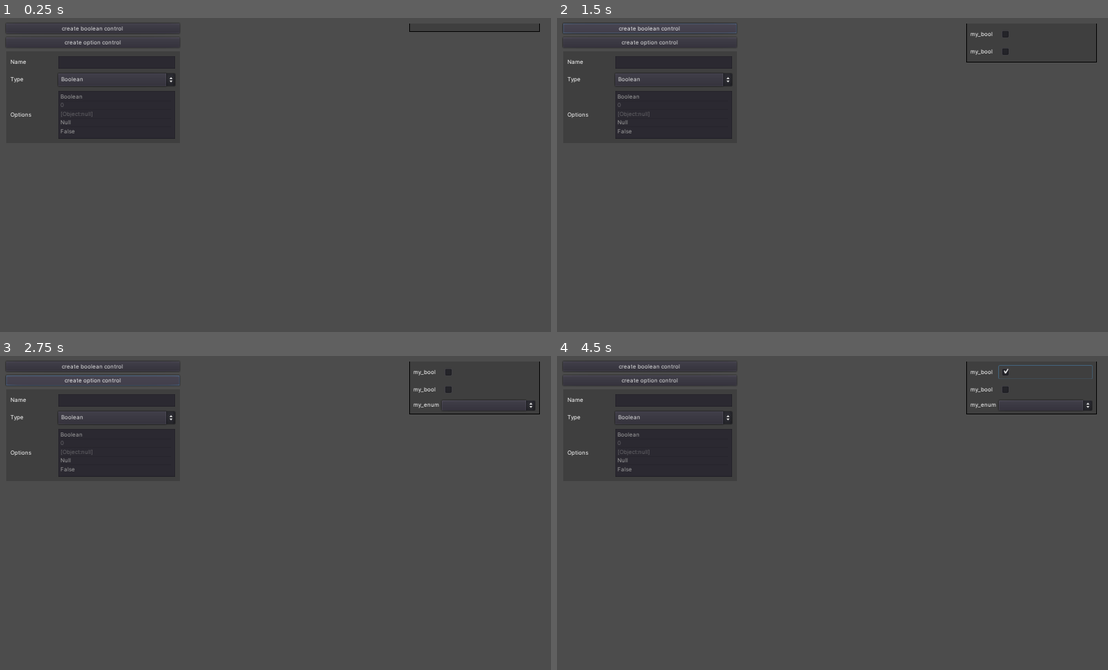
Above: before the commit, frames 1-4 (two rows, left to right).
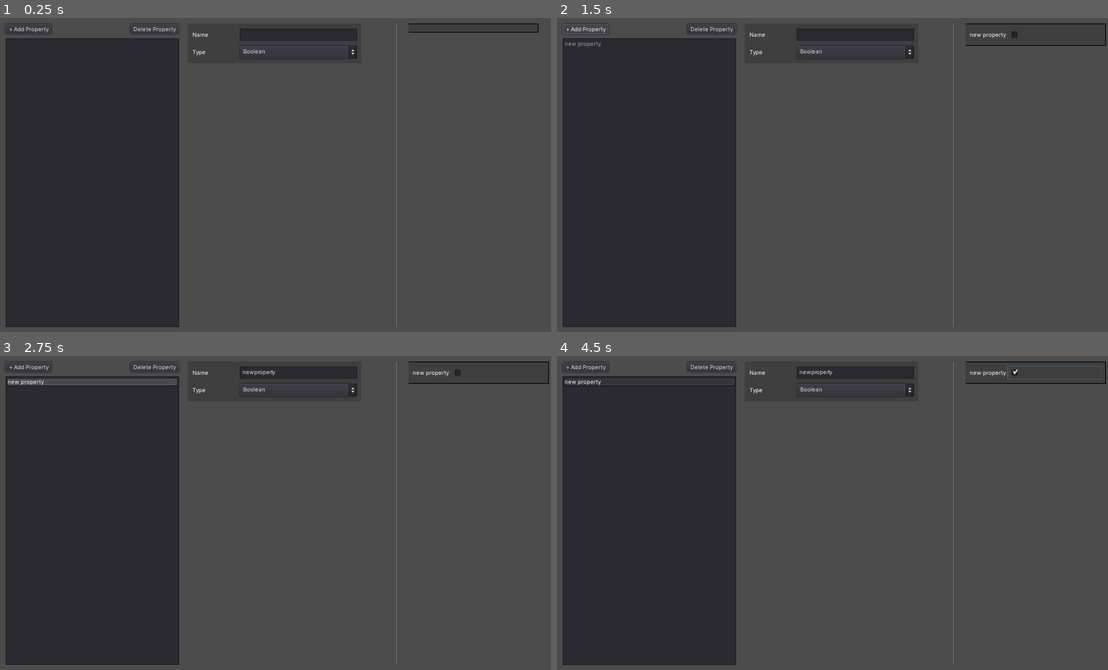
Above: after the commit, the same moments.

Repository: kkga/datatype-ui-designer
Game: Godot game, scene res://Main.tscn
Two runs of this game, one before a commit and one after it. Both use one fixed random seed, a clock stepped at 60 frames per second and the inputs below.
Inputs (mouse positions are in pixels of both pictures, inside the frame that each line leads up to):
- Up to frame 1 (0.25 s): no input
- Up to frame 2 (1.5 s): click (650, 27) at 0.5 s, where only the run before the commit has a clickable "create boolean control"; click (584, 27) at 1.25 s, where only the run after the commit has a clickable "+ Add Property"
- Up to frame 3 (2.75 s): click (93, 381) at 2 s, where only the run before the commit has a clickable "create option control"
- Up to frame 4 (4.5 s): click "Boolean" at 2.75 s; click (1047, 371) at 3.52 s; click (1052, 371) at 4.27 s

The runs differ from the first frame. In frame 1, 21% of the frame differs, in the area x 1-98%, y 1-99%; in frame 2, 21%; in frame 3, 22%, in the area x 1-100%, y 1-99%; in frame 4, 22%.

Commit message:
add initial functionality

Diff:
--- a/Main.gd
+++ b/Main.gd
@@ -1,48 +1,70 @@
+class_name Main
 extends Control
 
-onready var ui_panel: = $MarginContainer/HBoxContainer/RightSide/PanelContainer/UIPanelContainer
+signal property_list_updated()
 
-enum DataTypes { BOOLEAN, OPTION, NUMBER, STRING }
+onready var prop_item_list: = $MarginContainer/HBoxContainer/LeftSide/PropListContainer/PropertyItemList
+onready var add_button: = $MarginContainer/HBoxContainer/LeftSide/PropListContainer/HBoxContainer/AddButton
+onready var delete_button: = $MarginContainer/HBoxContainer/LeftSide/PropListContainer/HBoxContainer/DeleteButton
+onready var prop_config: = $MarginContainer/HBoxContainer/LeftSide/PropConfigContainer/PropertyConfig
+onready var output: = $MarginContainer/HBoxContainer/RightSide/PanelContainer/OutputContainer
 
-const LABEL_WIDTH = 48
-const CONTROL_WIDTH = 172
+enum DataTypes { BOOLEAN, OPTION, NUMBER }
+
+var property_list: = []
+
+var property_dict: = {
+	name = "",
+	type = 0,
+}
 
 
-func create_property_control(property: String, data_type: int, data_hints: = {}) -> Control:
-	var container: = HBoxContainer.new()
-
-	var label: = Label.new()
-	var control: Control
-
-	label.text = property
-
-	match data_type:
-		DataTypes.BOOLEAN:
-			control = CheckBox.new()
-		DataTypes.OPTION:
-			control = OptionButton.new()
-
-	label.rect_min_size.x = LABEL_WIDTH
-	control.rect_min_size.x = CONTROL_WIDTH
-
-	container.add_child(label)
-	container.add_child(control)
-
-	return container
+func _ready() -> void:
+	connect("property_list_updated", self, "_on_property_list_updated")
 
 
-func add_control(control: Control) -> void:
-	ui_panel.add_child(control)
+func add_property() -> void:
+	var new_property: = property_dict.duplicate()
+	new_property.name = "new property"
+	new_property.type = DataTypes.BOOLEAN
+
+	property_list.append(new_property)
+
+	emit_signal("property_list_updated")
 
 
 # SIGNAL CALLBACKS =============================================================
 
 
-func _on_BoolButton_pressed() -> void:
-	var control := create_property_control('my_bool', DataTypes.BOOLEAN)
-	add_control(control)
+func _on_AddButton_pressed() -> void:
+	add_property()
 
 
-func _on_OptionButton_pressed() -> void:
-	var control := create_property_control('my_enum', DataTypes.OPTION)
-	add_control(control)
+func _on_DeleteButton_pressed() -> void:
+	pass # Replace with function body.
+
+
+func _on_property_list_updated() -> void:
+	print(property_list)
+
+	prop_item_list.create_items(property_list)
+	output.create_controls(property_list)
+
+
+func _on_PropertyItemList_nothing_selected() -> void:
+	delete_button.disabled = true
+
+
+func _on_PropertyItemList_item_selected(index: int) -> void:
+	delete_button.disabled = false
+	prop_config.update_fields(property_list[index])
+
+
+func _on_PropertyConfig_value_changed(property, value) -> void:
+	var selected_property = property_list[prop_item_list.get_selected_items()[0]]
+	match property:
+		"name":
+			selected_property.name = value
+		"type":
+			selected_property.type = value
+	emit_signal("property_list_updated")
--- a/Main.tscn
+++ b/Main.tscn
@@ -1,8 +1,10 @@
-[gd_scene load_steps=5 format=2]
+[gd_scene load_steps=7 format=2]
 
 [ext_resource path="res://Main.gd" type="Script" id=1]
 [ext_resource path="res://webflow_theme.tres" type="Theme" id=2]
 [ext_resource path="res://PropertyConfig.tscn" type="PackedScene" id=3]
+[ext_resource path="res://PropertyItemList.gd" type="Script" id=4]
+[ext_resource path="res://OutputContainer.gd" type="Script" id=5]
 
 [sub_resource type="StyleBoxFlat" id=1]
 content_margin_left = 8.0
@@ -26,8 +28,10 @@
 }
 
 [node name="MarginContainer" type="MarginContainer" parent="."]
-anchor_right = 1.0
-anchor_bottom = 1.0
+anchor_left = -0.00143652
+anchor_top = 0.00155103
+anchor_right = 0.998563
+anchor_bottom = 1.00155
 custom_constants/margin_right = 20
 custom_constants/margin_top = 20
 custom_constants/margin_left = 20
@@ -46,42 +50,68 @@
 "_edit_use_anchors_": false
 }
 
-[node name="LeftSide" type="Control" parent="MarginContainer/HBoxContainer"]
-margin_right = 724.0
+[node name="LeftSide" type="HBoxContainer" parent="MarginContainer/HBoxContainer"]
+margin_right = 656.0
 margin_bottom = 560.0
-size_flags_horizontal = 3
-size_flags_stretch_ratio = 2.0
+size_flags_horizontal = 2
+custom_constants/separation = 16
 
-[node name="VBoxContainer" type="VBoxContainer" parent="MarginContainer/HBoxContainer/LeftSide"]
-margin_right = 40.0
-margin_bottom = 40.0
+[node name="PropListContainer" type="VBoxContainer" parent="MarginContainer/HBoxContainer/LeftSide"]
+margin_right = 320.0
+margin_bottom = 560.0
+rect_min_size = Vector2( 320, 0 )
 custom_constants/separation = 8
 __meta__ = {
 "_edit_use_anchors_": false
 }
 
-[node name="BoolButton" type="Button" parent="MarginContainer/HBoxContainer/LeftSide/VBoxContainer"]
+[node name="HBoxContainer" type="HBoxContainer" parent="MarginContainer/HBoxContainer/LeftSide/PropListContainer"]
 margin_right = 320.0
 margin_bottom = 20.0
-text = "create boolean control"
+custom_constants/separation = 8
+
+[node name="AddButton" type="Button" parent="MarginContainer/HBoxContainer/LeftSide/PropListContainer/HBoxContainer"]
+margin_right = 91.0
+margin_bottom = 20.0
+text = "+ Add Property"
 __meta__ = {
 "_edit_use_anchors_": false
 }
 
-[node name="OptionButton" type="Button" parent="MarginContainer/HBoxContainer/LeftSide/VBoxContainer"]
-margin_top = 28.0
+[node name="DeleteButton" type="Button" parent="MarginContainer/HBoxContainer/LeftSide/PropListContainer/HBoxContainer"]
+margin_left = 227.0
 margin_right = 320.0
-margin_bottom = 48.0
-text = "create option control"
+margin_bottom = 20.0
+size_flags_horizontal = 10
+text = "Delete Property"
 __meta__ = {
 "_edit_use_anchors_": false
 }
 
-[node name="PropertyConfig" parent="MarginContainer/HBoxContainer/LeftSide/VBoxContainer" instance=ExtResource( 3 )]
-anchor_left = 0.003125
-anchor_right = 0.003125
-margin_top = 56.0
-margin_bottom = 128.0
+[node name="PropertyItemList" type="ItemList" parent="MarginContainer/HBoxContainer/LeftSide/PropListContainer"]
+margin_top = 28.0
+margin_right = 320.0
+margin_bottom = 560.0
+size_flags_vertical = 3
+auto_height = true
+script = ExtResource( 4 )
+
+[node name="PropConfigContainer" type="VBoxContainer" parent="MarginContainer/HBoxContainer/LeftSide"]
+margin_left = 336.0
+margin_right = 656.0
+margin_bottom = 560.0
+rect_min_size = Vector2( 320, 0 )
+custom_constants/separation = 8
+__meta__ = {
+"_edit_use_anchors_": false
+}
+
+[node name="PropertyConfig" parent="MarginContainer/HBoxContainer/LeftSide/PropConfigContainer" instance=ExtResource( 3 )]
+
+[node name="VSeparator" type="VSeparator" parent="MarginContainer/HBoxContainer"]
+margin_left = 720.0
+margin_right = 724.0
+margin_bottom = 560.0
 
 [node name="RightSide" type="Control" parent="MarginContainer/HBoxContainer"]
 margin_left = 744.0
@@ -99,15 +129,19 @@
 "_edit_use_anchors_": false
 }
 
-[node name="UIPanelContainer" type="VBoxContainer" parent="MarginContainer/HBoxContainer/RightSide/PanelContainer"]
+[node name="OutputContainer" type="VBoxContainer" parent="MarginContainer/HBoxContainer/RightSide/PanelContainer"]
 margin_left = 8.0
 margin_top = 8.0
 margin_right = 232.0
 margin_bottom = 8.0
 rect_min_size = Vector2( 224, 0 )
 custom_constants/separation = 8
+script = ExtResource( 5 )
 __meta__ = {
 "_edit_use_anchors_": false
 }
-[connection signal="pressed" from="MarginContainer/HBoxContainer/LeftSide/VBoxContainer/BoolButton" to="." method="_on_BoolButton_pressed"]
-[connection signal="pressed" from="MarginContainer/HBoxContainer/LeftSide/VBoxContainer/OptionButton" to="." method="_on_OptionButton_pressed"]
+[connection signal="pressed" from="MarginContainer/HBoxContainer/LeftSide/PropListContainer/HBoxContainer/AddButton" to="." method="_on_AddButton_pressed"]
+[connection signal="pressed" from="MarginContainer/HBoxContainer/LeftSide/PropListContainer/HBoxContainer/DeleteButton" to="." method="_on_DeleteButton_pressed"]
+[connection signal="item_selected" from="MarginContainer/HBoxContainer/LeftSide/PropListContainer/PropertyItemList" to="." method="_on_PropertyItemList_item_selected"]
+[connection signal="nothing_selected" from="MarginContainer/HBoxContainer/LeftSide/PropListContainer/PropertyItemList" to="." method="_on_PropertyItemList_nothing_selected"]
+[connection signal="value_changed" from="MarginContainer/HBoxContainer/LeftSide/PropConfigContainer/PropertyConfig" to="." method="_on_PropertyConfig_value_changed"]
--- /dev/null
+++ b/OutputContainer.gd
@@ -0,0 +1,39 @@
+extends VBoxContainer
+
+const LABEL_WIDTH = 48
+const CONTROL_WIDTH = 172
+
+
+func create_controls(property_list: Array) -> void:
+	_clear()
+	for prop in property_list:
+		var control: = _create_property_control(prop.name, prop.type)
+		add_child(control)
+
+
+func _clear() -> void:
+	for child in get_children():
+		child.queue_free()
+
+
+func _create_property_control(property: String, type: int, hints: = {}) -> Control:
+	var container: = HBoxContainer.new()
+
+	var label: = Label.new()
+	var control: Control
+
+	label.text = property
+
+	match type:
+		Main.DataTypes.BOOLEAN:
+			control = CheckBox.new()
+		Main.DataTypes.OPTION:
+			control = OptionButton.new()
+
+	label.rect_min_size.x = LABEL_WIDTH
+	control.rect_min_size.x = CONTROL_WIDTH
+
+	container.add_child(label)
+	container.add_child(control)
+
+	return container
--- /dev/null
+++ b/PropertyConfig.gd
@@ -0,0 +1,26 @@
+extends PanelContainer
+
+signal value_changed(property, value)
+
+onready var name_field: = $MarginContainer/VBoxContainer/HBoxContainer/NameField
+onready var type_field: = $MarginContainer/VBoxContainer/HBoxContainer2/TypeField
+
+
+func _ready() -> void:
+	pass
+
+
+func update_fields(property: Dictionary) -> void:
+	name_field.text = property.name
+	type_field.select(property.type)
+
+
+# SIGNAL CALLBACKS =============================================================
+
+
+func _on_NameField_text_changed(new_text: String) -> void:
+	emit_signal("value_changed", "name", new_text)
+
+
+func _on_TypeField_item_selected(id: int) -> void:
+	emit_signal("value_changed", "type", id)
--- a/PropertyConfig.tscn
+++ b/PropertyConfig.tscn
@@ -1,6 +1,7 @@
-[gd_scene load_steps=3 format=2]
+[gd_scene load_steps=4 format=2]
 
 [ext_resource path="res://webflow_theme.tres" type="Theme" id=1]
+[ext_resource path="res://PropertyConfig.gd" type="Script" id=2]
 
 [sub_resource type="StyleBoxFlat" id=1]
 bg_color = Color( 0.25098, 0.25098, 0.25098, 1 )
@@ -11,13 +12,14 @@
 rect_min_size = Vector2( 320, 0 )
 theme = ExtResource( 1 )
 custom_styles/panel = SubResource( 1 )
+script = ExtResource( 2 )
 __meta__ = {
 "_edit_use_anchors_": false
 }
 
 [node name="MarginContainer" type="MarginContainer" parent="."]
 margin_right = 320.0
-margin_bottom = 179.0
+margin_bottom = 72.0
 custom_constants/margin_right = 8
 custom_constants/margin_top = 8
 custom_constants/margin_left = 8
@@ -27,7 +29,7 @@
 margin_left = 8.0
 margin_top = 8.0
 margin_right = 312.0
-margin_bottom = 171.0
+margin_bottom = 64.0
 custom_constants/separation = 8
 
 [node name="HBoxContainer" type="HBoxContainer" parent="MarginContainer/VBoxContainer"]
@@ -43,7 +45,7 @@
 rect_min_size = Vector2( 80, 0 )
 text = "Name"
 
-[node name="LineEdit" type="LineEdit" parent="MarginContainer/VBoxContainer/HBoxContainer"]
+[node name="NameField" type="LineEdit" parent="MarginContainer/VBoxContainer/HBoxContainer"]
 margin_left = 88.0
 margin_right = 304.0
 margin_bottom = 24.0
@@ -63,7 +65,7 @@
 rect_min_size = Vector2( 80, 0 )
 text = "Type"
 
-[node name="LineEdit" type="OptionButton" parent="MarginContainer/VBoxContainer/HBoxContainer2"]
+[node name="TypeField" type="OptionButton" parent="MarginContainer/VBoxContainer/HBoxContainer2"]
 margin_left = 88.0
 margin_right = 304.0
 margin_bottom = 24.0
@@ -73,6 +75,7 @@
 selected = 0
 
 [node name="HBoxContainer3" type="HBoxContainer" parent="MarginContainer/VBoxContainer"]
+visible = false
 margin_top = 64.0
 margin_right = 304.0
 margin_bottom = 163.0
@@ -93,3 +96,5 @@
 size_flags_horizontal = 3
 items = [ "Boolean", null, false, "0", null, true, "[Object:null]", null, true, "Null", null, false, "False", null, false ]
 auto_height = true
+[connection signal="text_changed" from="MarginContainer/VBoxContainer/HBoxContainer/NameField" to="." method="_on_NameField_text_changed"]
+[connection signal="item_selected" from="MarginContainer/VBoxContainer/HBoxContainer2/TypeField" to="." method="_on_TypeField_item_selected"]
--- /dev/null
+++ b/PropertyItemList.gd
@@ -0,0 +1,21 @@
+extends ItemList
+
+var selected_item:int
+
+func _ready() -> void:
+	connect("item_selected", self, "_on_item_selected")
+
+
+func create_items(property_list: Array) -> void:
+	clear()
+	for prop in property_list:
+		add_item(prop.name)
+	if selected_item:
+		select(selected_item)
+
+
+# SIGNAL CALLBACKS =============================================================
+
+
+func _on_item_selected(index: int) -> void:
+	selected_item = index
--- a/default_env.tres
+++ b/default_env.tres
@@ -1,7 +1,7 @@
 [gd_resource type="Environment" load_steps=2 format=2]
 
-[sub_resource type="ProceduralSky" id=1]
+[sub_resource type="Sky" id=1]
 
 [resource]
 background_mode = 2
-background_sky = SubResource( 1 )
+sky = SubResource( 1 )
--- a/project.godot
+++ b/project.godot
@@ -8,9 +8,14 @@
 
 config_version=4
 
-_global_script_classes=[  ]
+_global_script_classes=[ {
+"base": "Control",
+"class": "Main",
+"language": "GDScript",
+"path": "res://Main.gd"
+} ]
 _global_script_class_icons={
-
+"Main": ""
 }
 
 [application]
@@ -24,7 +29,3 @@
 window/size/resizable=false
 window/dpi/allow_hidpi=true
 window/stretch/mode="2d"
-
-[rendering]
-
-environment/default_environment="res://default_env.tres"
